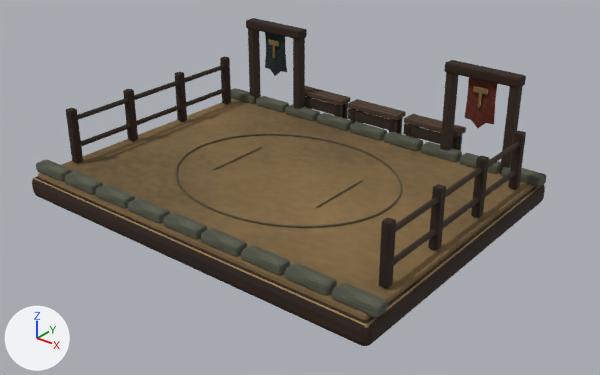
An edit to the glTF model assets/atelier/arena.glb, drawn before and after from the same camera.
Both versions are drawn from a 50 mm lens placed at (8.38, -10.1, 6.2), pointed at (0.21, 0.11, -0.13). The axes (+X, +Y, +Z) are drawn at lower left. The lights are the same throughout. The older version comes first. Where no turn or scale is listed for an object, it has been applied to the vertices. Vertices at exactly the same position are counted once.

Objects in the first picture: 'Environment_Aged brass.002', 'Environment_Carved limestone.001', 'Environment_Fine arena sand', 'Environment_House teal.002', 'Environment_Oak cut edge.002', 'Environment_Oak end grain.002', 'Environment_Oak honey.002', 'Environment_Rival ochre', 'Environment_Warm linen.002'.
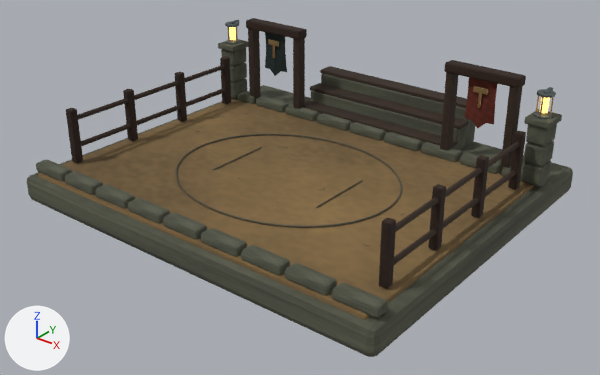
Edits to the bpy script that builds the scene:
```text
Change me_cylinder_330:
    remove me_cylinder_330.from_pydata(...)  # 456 vertices, 884 faces; spans x -1.24..5.88, y -5.19..0.23, z -1.83..0.03
    add me_cylinder_330.from_pydata(...)  # 976 vertices, 1896 faces; spans x -1.28..5.92, y -0.17..0.09, z -0.56..0.03
    me_cylinder_330 part 1: the loose piece of 56 vertices spanning x -1.24..5.88, y -5.19..0.23, z -1.83..-1.74 is deleted
    other edits to the shape of me_cylinder_330 do not show in these pictures
Change me_cube_327:
    remove me_cube_327.from_pydata(...)  # 5168 vertices, 9944 faces; spans x -0.38..6.86, y -0.14..5.06, z -0.1..0.09
    add me_cube_327.from_pydata(...)  # 6368 vertices, 12032 faces; spans x -0.5..6.94, y -0.31..6.14, z -0.62..1.15
    me_cube_327 part 2: 1176 vertices added at x -0.5..6.94, y -0.31..6.14, z -0.62..1.15
    other edits to the shape of me_cube_327 do not show in these pictures
Change me_cube_345:
    remove me_cube_345.from_pydata(...)  # 2800 vertices, 5436 faces; spans x -0.3..6.9, y -0.85..4.82, z -0.97..1.26
    add me_cube_345.from_pydata(...)  # 1064 vertices, 2064 faces; spans x -0.08..6.67, y -0.08..5.33, z -0.5..1.26
    me_cube_345 part 3: 25 loose pieces with 1736 vertices, spanning x -0.3..6.9, y -0.85..4.82, z -0.97..-0.04, are deleted
    other edits to the shape of me_cube_345 do not show in these pictures
Change me_cylinder_326:
    remove me_cylinder_326.from_pydata(...)  # 680 vertices, 1316 faces; spans x -0.05..6.65, y -1.99..2.61, z -0.36..1.42
    add me_cylinder_326.from_pydata(...)  # 680 vertices, 1316 faces; spans x -0.05..6.65, y -1.99..3.53, z -0.36..1.42
    me_cylinder_326 part 4: 168 of 680 vertices moved; they spanned x 1.43..5.18, y 2.55..2.61, z -0.19..0.03 and now span x 1.54..5.06, y 2.47..3.53, z -0.21..0.44; mean shift (0.0, 0.42, 0.2); largest move (4.03, 2.6, -0.17) -> (1.54, 3.51, 0.37)
Remove ob_environment_oak_cut_edge_002:
    ob_environment_oak_cut_edge_002 = bpy.data.objects.new('Environment_Oak cut edge.002', me_cube_365)
Add ob_environment_lantern_glass_002:
    ob_environment_lantern_glass_002 = bpy.data.objects.new('Environment_Lantern glass.002', me_cylinder_346)  # 144 vertices, 280 faces; spans x -0.06..7.0, y -0.06..0.06, z -0.14..0.14; in mat_lantern_glass (orange #fdcb6f, glowing orange #ffcd70)
    ob_environment_lantern_glass_002.location = (-3.47, 2.44, 1.48)
Add ob_environment_blackened_iron_002:
    ob_environment_blackened_iron_002 = bpy.data.objects.new('Environment_Blackened iron.002', me_cube_370)  # 400 vertices, 776 faces; spans x -0.15..7.09, y -0.22..0.12, z -0.41..0.05; in mat_blackened_iron (dark grey #5f6a6a)
    ob_environment_blackened_iron_002.location = (-3.47, 2.51, 1.68)
```

What differs and where, as boxes [x1, y1, x2, y2] in the pictures (600 x 375 px; the box of a moved part takes in the faces that stretch with it):
'Environment_Carved limestone.001', reshaped (7% wider, 38% taller)
    before: [36, 88, 546, 318]
    after: [27, 39, 573, 357]
'Environment_Oak cut edge.002', deleted
    before: [305, 86, 466, 137]
'Environment_Aged brass.002', reshaped (36% narrower, 69% shorter)
    before: [33, 39, 540, 328]
    after: [228, 27, 554, 116]
'Environment_Blackened iron.002', added
    after: [225, 20, 556, 119]
'Environment_Lantern glass.002', added
    after: [229, 27, 550, 113]
part 1 of me_cylinder_330, deleted
    before: [33, 177, 540, 328]
part 2 of me_cube_327, added
    after: [27, 39, 573, 357]
part 3 of me_cube_345, deleted
    before: [32, 96, 545, 346]
part 4 of me_cylinder_326, moved or reshaped
    before: [305, 97, 459, 149]
    after: [303, 66, 469, 147]
